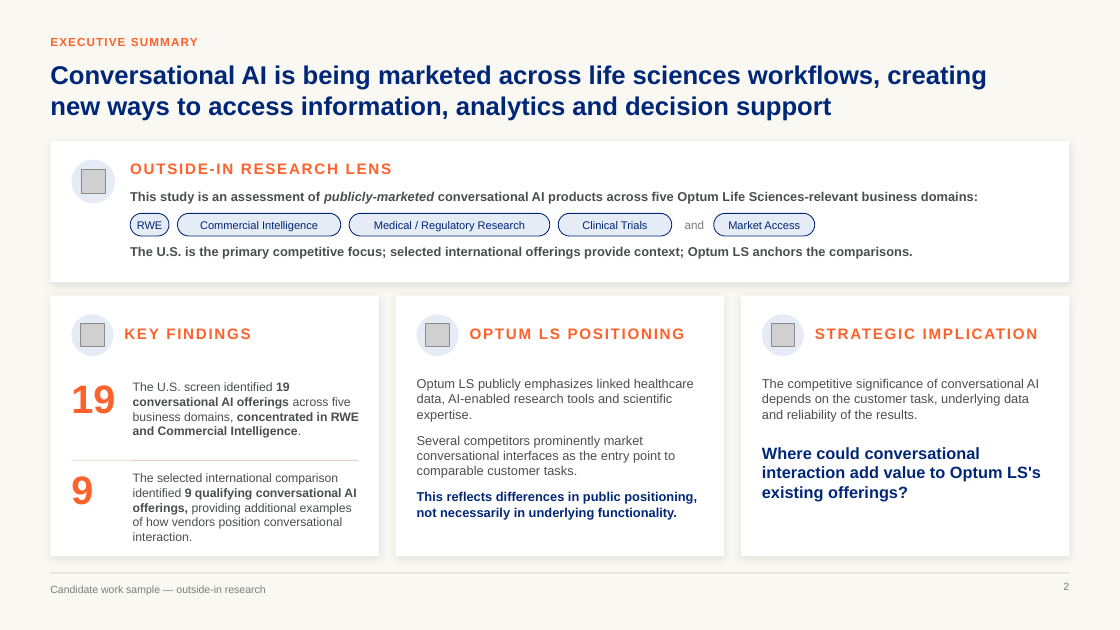
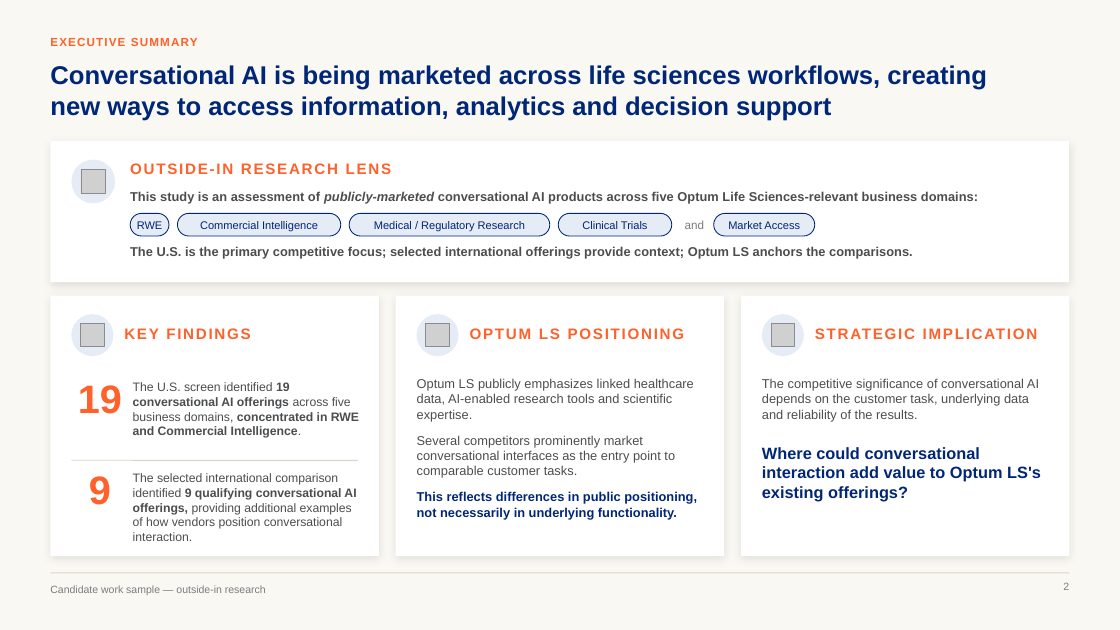
Before and after one commit to marinojt/test, a slide deck: slide 2 of deck/Optum-LS-Conversational-AI-sourced.pptx. Drawn at 1120x630 pixels with LibreOffice and Linux fonts; fonts in the diff are those of the drawing; grey boxes stand for pictures. Boxes give left, top, right and bottom in pixels: in the first picture for what was removed or moved away, otherwise in the second. Text is boxed around its words. In the diff, an @@ line names an element or a change of style, - is before the commit and + after.

```diff
--- a/deck/Optum-LS-Conversational-AI-sourced.pptx
+++ b/deck/Optum-LS-Conversational-AI-sourced.pptx
@@ text "19" at (78,385,122,414): alignment left to centre @@
@@ text "9" at (89,476,111,505): alignment left to centre @@
```
Also in this commit, not shown: 2 other slides changed, 4 other files.
